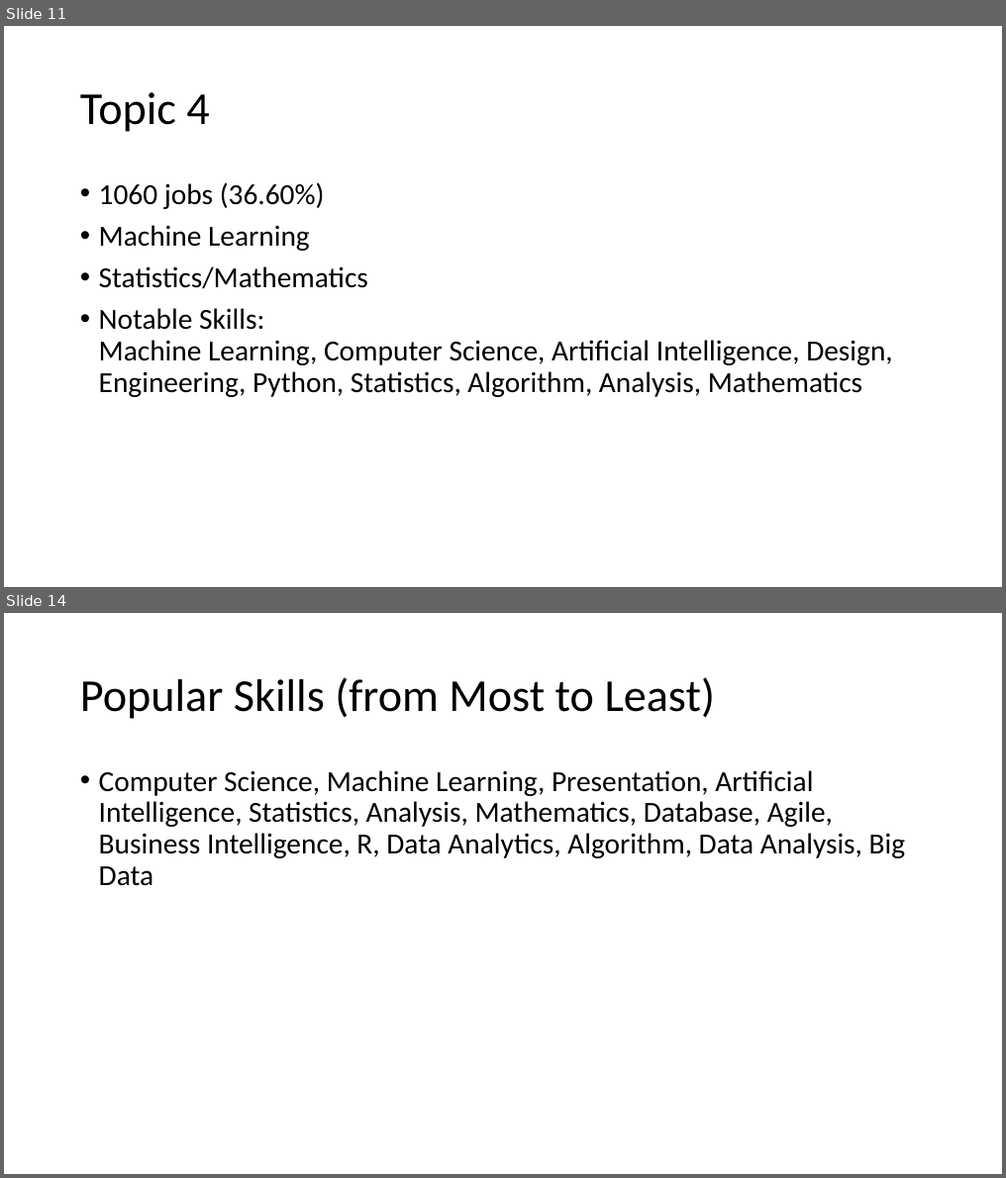
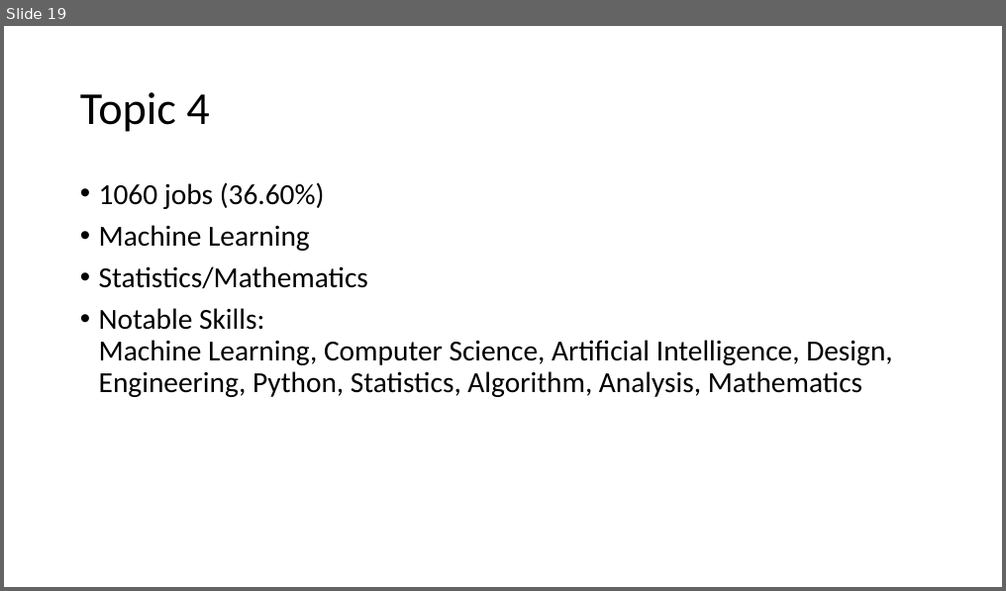
Before and after one commit to binxuankong/skills-ontology-project, a slide deck: Data Science Category.pptx. Shown one above the other, each under a label of ours: slides 11 and 14 before the commit, slide 19 after it; the slides between them are not shown. The pictures are 1006x1178 and 1006x591 pixels, drawn with LibreOffice and Linux fonts; fonts in the diff are those of the drawing. Boxes give left, top, right and bottom in pixels: in the first picture for what was removed or moved away, otherwise in the second. Text is boxed around its words. In the diff, an @@ line names an element or a change of style, - is before the commit and + after.

```diff
--- a/Data Science Category.pptx
+++ b/Data Science Category.pptx
@@ slide 14 removed at box(4, 613, 1002, 1174), background #FFFFFF @@
@@ title removed at box(80, 677, 716, 719) @@
-Popular Skills (from Most to Least)
@@ text removed at box(99, 770, 906, 886) @@
-• Computer Science, Machine Learning, Presentation, Artificial Intelligence, Statistics, Analysis, Mathematics, Database, Agile, Business Intelligence, R, Data Analytics, Algorithm, Data Analysis, Big Data
@@ what was slide 11 is now slide 19 @@
```
Also in this commit, not shown: 1 slide changed, 10 slides added, 1 other slide removed, 3 other files.
